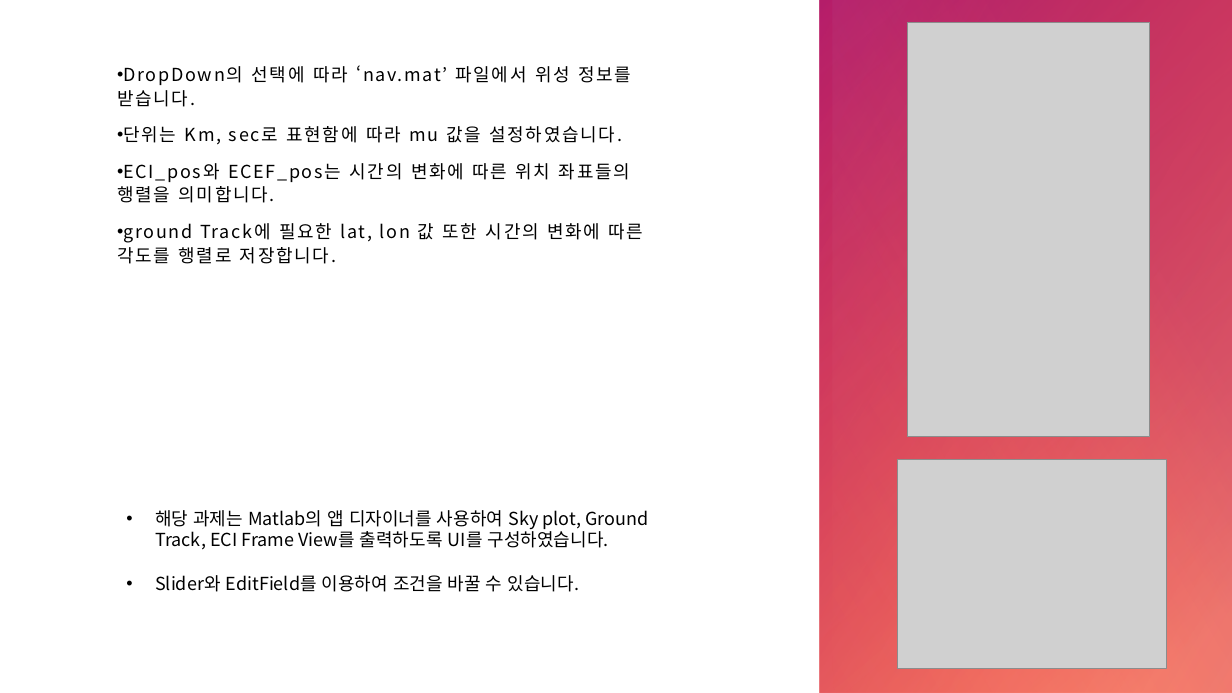
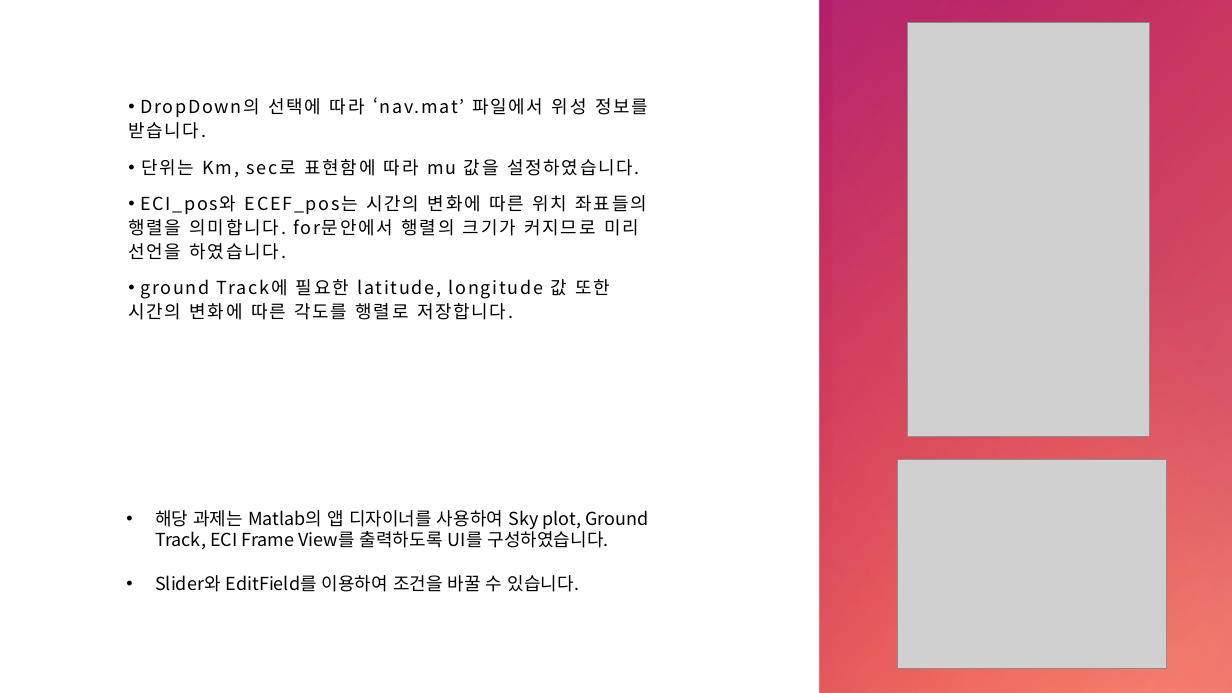
Before and after one commit to jinjiins/Lee_Seungjin_21011323, a slide deck: slide 2 of Astronamics이승진(21011323).pptx. Drawn at 1232x693 pixels with LibreOffice and Linux fonts; fonts in the diff are those of the drawing; grey boxes stand for pictures. Boxes give left, top, right and bottom in pixels: in the first picture for what was removed or moved away, otherwise in the second. Text is boxed around its words. In the diff, an @@ line names an element or a change of style, - is before the commit and + after.

```diff
--- a/Astronamics이승진(21011323).pptx
+++ b/Astronamics이승진(21011323).pptx
@@ text "DropDown의 선택에 따라 ‘nav.mat’ 파일에서 ...": place and size @@
-text "DropDown의 선택에 따라 ‘nav.mat’ 파일에서 ..." at bbox=[117, 66, 644, 264]
+text "DropDown의 선택에 따라 ‘nav.mat’ 파일에서 ..." at bbox=[128, 98, 648, 320]
@@ text at bbox=[128, 195, 647, 320]: text changed @@
-• ECI_pos와 ECEF_pos는 시간의 변화에 따른 위치 좌표들의 행렬을 의미합니다.
-• ground Track에 필요한 lat, lon 값 또한 시간의 변화에 따른 각도를 행렬로 저장합니다.
+• ECI_pos와 ECEF_pos는 시간의 변화에 따른 위치 좌표들의 행렬을 의미합니다. for문안에서 행렬의 크기가 커지므로 미리 선언을 하였습니다.
+• ground Track에 필요한 latitude, longitude 값 또한 시간의 변화에 따른 각도를 행렬로 저장합니다.
```
Also in this commit, not shown: 3 other slides changed, 2 other files.
